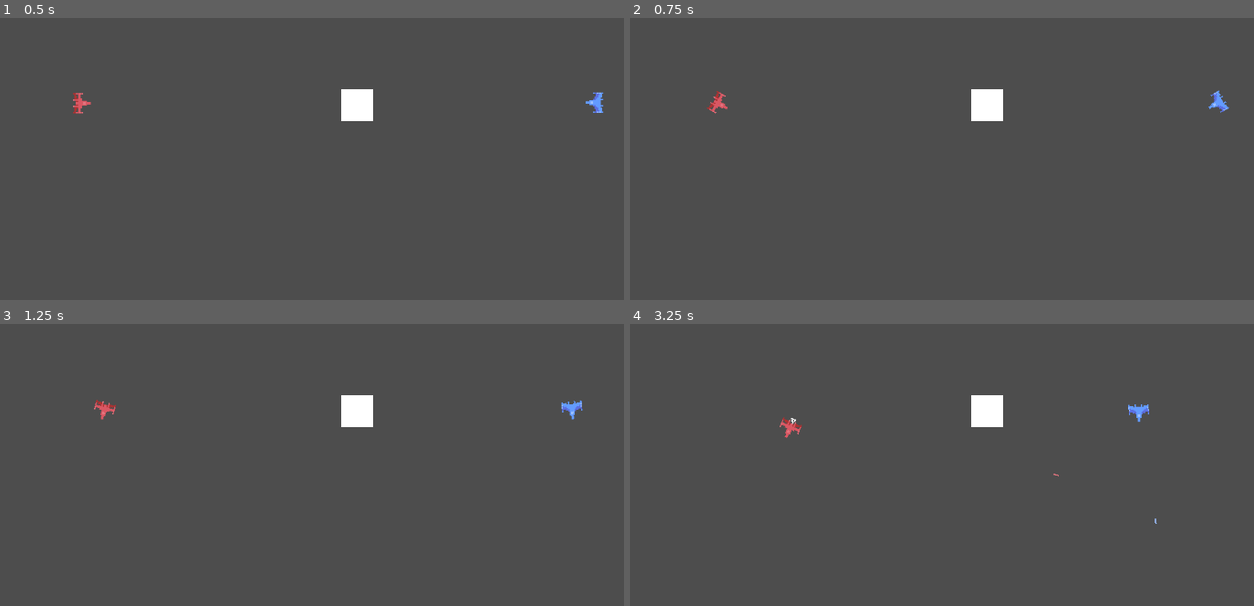
Above: before the commit, frames 1-4 (two rows, left to right).
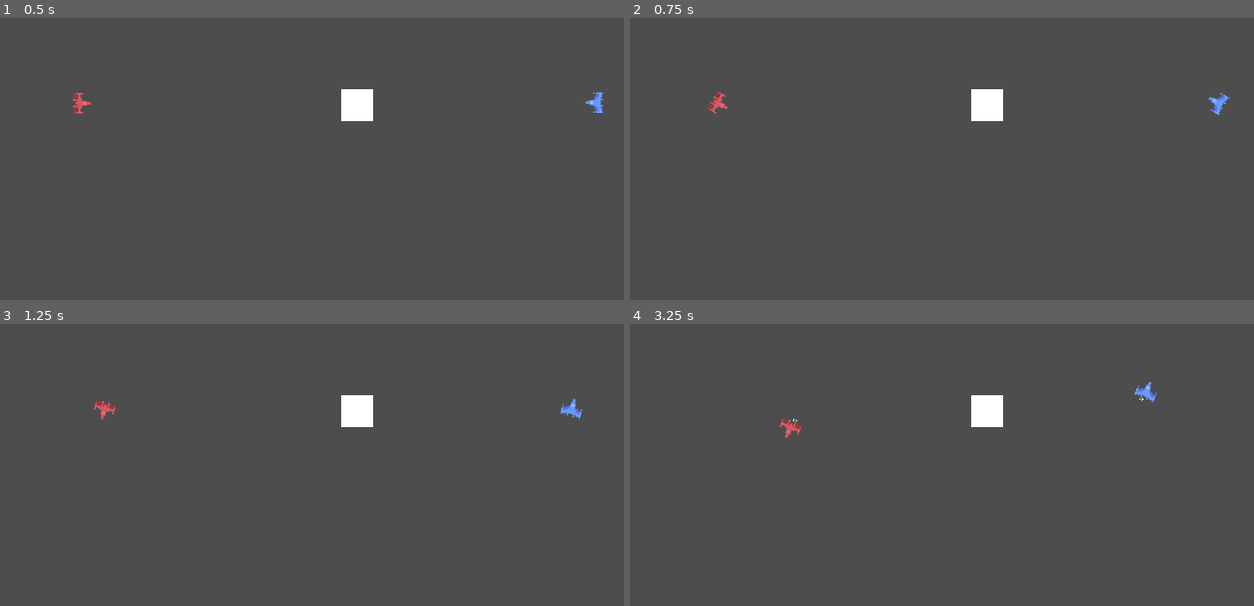
Above: after the commit, the same moments.

Repository: Tarnest/Spacewar-Clone
Game: Godot game, scene res://Game/game.tscn
Two runs of this game, one before a commit and one after it. Both use one fixed random seed, a clock stepped at 60 frames per second and the inputs below. This scene is started directly instead of the project's main scene.
Inputs:
- Up to frame 1 (0.5 s): no input
- Up to frame 2 (0.75 s): hold D (rotate_right) from 0.53 s (still down); hold Left (rotate_left2) from 0.53 s (still down)
- Up to frame 3 (1.25 s): keep holding D (rotate_right); keep holding Left (rotate_left2); tap Right (rotate_right2) at 0.8 s
- Up to frame 4 (3.25 s): release D (rotate_right) at 1.28 s; release Left (rotate_left2) at 1.28 s; hold A (rotate_left) 1.28-2.03 s; tap Right (rotate_right2) at 1.35 s; tap Space (shoot) at 1.55, 2.1 s; hold D (rotate_right) 2.03-2.78 s; tap Shift (shoot2) at 2.3, 2.85 s; hold W (thrust_forward) from 2.78 s (still down); tap Up (thrust_forward2) at 3.05 s

Frame 1 is identical in both runs. In frame 2, 0.2% of the frame differs, in the area x 92-97%, y 25-35%; in frame 3, 0.1%; in frame 4, 0.3%, in the area x 25-85%, y 20-71%.
Error after the commit: Out of bounds get index '0' (on base: 'PackedInt32Array') (res://Game/game.gd:10)

Commit message:
Game starts, Player multiplayer synced

Diff:
--- a/Bullet/bullet.gd
+++ b/Bullet/bullet.gd
@@ -42,3 +42,7 @@
 
 func _on_timer_timeout():
 	queue_free()
+
+
+func _on_game_reset():
+	queue_free()
--- a/Bullet/bullet.tscn
+++ b/Bullet/bullet.tscn
@@ -33,6 +33,17 @@
 [sub_resource type="RectangleShape2D" id="RectangleShape2D_5lv7r"]
 size = Vector2(8, 2)
 
+[sub_resource type="SceneReplicationConfig" id="SceneReplicationConfig_njw8e"]
+properties/0/path = NodePath(".:position")
+properties/0/spawn = true
+properties/0/replication_mode = 1
+properties/1/path = NodePath("AnimatedSprite2D:animation")
+properties/1/spawn = true
+properties/1/replication_mode = 1
+properties/2/path = NodePath(".:rotation")
+properties/2/spawn = true
+properties/2/replication_mode = 1
+
 [node name="Bullet" type="RigidBody2D" groups=["Bullet"]]
 gravity_scale = 0.0
 script = ExtResource("1_05m7k")
@@ -57,5 +68,8 @@
 wait_time = 1.2
 autostart = true
 
+[node name="MultiplayerSynchronizer" type="MultiplayerSynchronizer" parent="."]
+replication_config = SubResource("SceneReplicationConfig_njw8e")
+
 [connection signal="screen_exited" from="VisibleOnScreenNotifier2D" to="." method="_on_visible_on_screen_notifier_2d_screen_exited"]
 [connection signal="timeout" from="Timer" to="." method="_on_timer_timeout"]
--- a/Game/game.gd
+++ b/Game/game.gd
@@ -1,10 +1,15 @@
 extends Node2D
-
 
 signal point(to)
 
+@onready var player2 = $Player2
+var hit_emitted = false
 
-var hit_emitted = false
+func _ready():
+	if multiplayer.is_server():
+		player2.set_multiplayer_authority(multiplayer.get_peers()[0])
+	else:
+		player2.set_multiplayer_authority(multiplayer.get_unique_id())
 
 
 func _on_player_1_hit():
--- a/Main/main.gd
+++ b/Main/main.gd
@@ -24,11 +24,13 @@
 	spawn_game()
 
 
-func _on_menu_play():
-	spawn_game()
-
-
+@rpc("any_peer", "call_local")
 func spawn_game():
 	var game = scene.instantiate()
 	game.connect("point", Callable(self, "_on_game_point"))
 	call_deferred("add_child", game)
+
+
+
+func _on_lobby_start_game():
+	spawn_game()
--- a/Main/main.tscn
+++ b/Main/main.tscn
@@ -42,7 +42,16 @@
 offset_bottom = 65.0
 text = "Join"
 
-[connection signal="play" from="Menu" to="." method="_on_menu_play"]
+[node name="Start" type="Button" parent="Menu/Lobby"]
+visible = false
+layout_mode = 0
+offset_top = 69.0
+offset_right = 97.0
+offset_bottom = 100.0
+text = "Start"
+
 [connection signal="button" from="Menu/Main Menu" to="Menu" method="_on_main_menu_button"]
+[connection signal="start_game" from="Menu/Lobby" to="." method="_on_lobby_start_game"]
 [connection signal="pressed" from="Menu/Lobby/Host" to="Menu/Lobby" method="_on_host_pressed"]
 [connection signal="pressed" from="Menu/Lobby/Join" to="Menu/Lobby" method="_on_join_pressed"]
+[connection signal="pressed" from="Menu/Lobby/Start" to="Menu/Lobby" method="_on_start_pressed"]
--- a/Menus/Lobby/lobby.gd
+++ b/Menus/Lobby/lobby.gd
@@ -1,4 +1,6 @@
 extends Control
+
+signal start_game
 
 const DEFAULT_PORT = 8910
 
@@ -6,6 +8,7 @@
 var address = "127.0.0.1"
 @onready var host_button = $Host
 @onready var join_button = $Join
+@onready var start_button = $Start
 
 func _ready():
 	multiplayer.peer_connected.connect(self._player_connected)
@@ -13,11 +16,14 @@
 	# multiplayer.connected_to_server.connect(self._connected_ok)
 	# multiplayer.connection_failed.connect(self._connected_fail)
 	# multiplayer.server_disconnected.connect(self._server_disconnected)
-	pass
 
 
 func _player_connected(_id):
 	print("your bluetooth device has connected succesfuullayyy")
+	if multiplayer.is_server():
+		start_button.visible = true
+	var game = load("res://Game/game.tscn").instantiate()
+	add_child(game)
 
 
 func _player_disconnected(_id):
@@ -49,3 +55,8 @@
 
 	host_button.set_disabled(true)
 	join_button.set_disabled(true)
+
+
+func _on_start_pressed():
+	# start_game.emit()
+	pass
--- a/Menus/menu.gd
+++ b/Menus/menu.gd
@@ -1,8 +1,4 @@
 extends Control
-
-
-signal play
-
 
 func _on_main_menu_button(type):
 	if type == "play":
--- a/Player/player.gd
+++ b/Player/player.gd
@@ -4,6 +4,7 @@
 signal hit_player
 signal hit
 
+@onready var spawner = $MultiplayerSpawner
 
 @export var player_type = "player1"
 @export var bullet: PackedScene
@@ -26,6 +27,8 @@
 	if black_hole != null:
 		black_hole_pos = black_hole.position
 
+	spawner.set_spawn_function(Callable(shoot))
+
 
 func _physics_process(delta):
 	if !$AnimatedSprite2D.is_playing() && player_type == "player1":
@@ -35,27 +38,24 @@
 
 	direction = Vector2.ZERO
 
-	if Input.is_action_pressed("thrust_forward") && player_type == "player1":
+	if Input.is_action_pressed("rotate_left") && is_multiplayer_authority():
+		rotation -= rotation_speed * delta
+	if Input.is_action_pressed("rotate_right") && is_multiplayer_authority():
+		rotation += rotation_speed * delta
+
+	if Input.is_action_pressed("thrust_forward") && player_type == "player1" && is_multiplayer_authority():
 		direction = Vector2(cos(rotation), sin(rotation))
 		$AnimatedSprite2D.play("thrust_forward1")
-	if Input.is_action_pressed("rotate_left") && player_type == "player1":
-		rotation -= rotation_speed * delta
-	if Input.is_action_pressed("rotate_right") && player_type == "player1":
-		rotation += rotation_speed * delta
-	if Input.is_action_just_pressed("shoot") && player_type == "player1":
+	if Input.is_action_just_pressed("shoot") && player_type == "player1" && is_multiplayer_authority():
 		shoot()
 
-	if Input.is_action_pressed("thrust_forward2") && player_type == "player2":
+	if Input.is_action_pressed("thrust_forward") && player_type == "player2" && is_multiplayer_authority():
 		direction = Vector2(cos(rotation), sin(rotation))
 		$AnimatedSprite2D.play("thrust_forward2")
-	if Input.is_action_pressed("rotate_left2") && player_type == "player2":
-		rotation -= rotation_speed * delta
-	if Input.is_action_pressed("rotate_right2") && player_type == "player2":
-		rotation += rotation_speed * delta
-	if Input.is_action_just_pressed("shoot2") && player_type == "player2":
+	if Input.is_action_just_pressed("shoot") && player_type == "player2" && is_multiplayer_authority():
 		shoot()
 
-	if Input.is_action_just_released("thrust_forward") || Input.is_action_just_released("thrust_forward2"):
+	if Input.is_action_just_released("thrust_forward"):
 		$AnimatedSprite2D.stop()
 
 	velocity = velocity.lerp(direction * speed, accel * delta)
@@ -92,7 +92,8 @@
 	var b = bullet.instantiate()
 	b.start(global_position + Vector2(30, 0).rotated(rotation), rotation, player_type)
 	if game != null:
-		game.add_child(b)
+		return b
+		# game.add_child(b)
 	else:
 		get_tree().root.add_child(b)
 
--- a/Player/player.tscn
+++ b/Player/player.tscn
@@ -86,6 +86,17 @@
 [sub_resource type="RectangleShape2D" id="RectangleShape2D_c1uqw"]
 size = Vector2(28, 32)
 
+[sub_resource type="SceneReplicationConfig" id="SceneReplicationConfig_d657b"]
+properties/0/path = NodePath(".:position")
+properties/0/spawn = true
+properties/0/replication_mode = 1
+properties/1/path = NodePath(".:rotation")
+properties/1/spawn = true
+properties/1/replication_mode = 1
+properties/2/path = NodePath("AnimatedSprite2D:animation")
+properties/2/spawn = true
+properties/2/replication_mode = 1
+
 [node name="Player" type="CharacterBody2D"]
 position = Vector2(144, 57)
 motion_mode = 1
@@ -111,4 +122,11 @@
 scale = Vector2(1.5, 1.3)
 metadata/_edit_lock_ = true
 
+[node name="MultiplayerSynchronizer" type="MultiplayerSynchronizer" parent="."]
+replication_config = SubResource("SceneReplicationConfig_d657b")
+
+[node name="MultiplayerSpawner" type="MultiplayerSpawner" parent="."]
+_spawnable_scenes = PackedStringArray("res://Bullet/bullet.tscn")
+spawn_path = NodePath("..")
+
 [connection signal="screen_exited" from="VisibleOnScreenNotifier2D" to="." method="_on_visible_on_screen_notifier_2d_screen_exited"]
Not shown: 1 places in Bullet/bullet.tscn that only renumber resources
Not shown: 1 places in Player/player.tscn that only renumber resources
